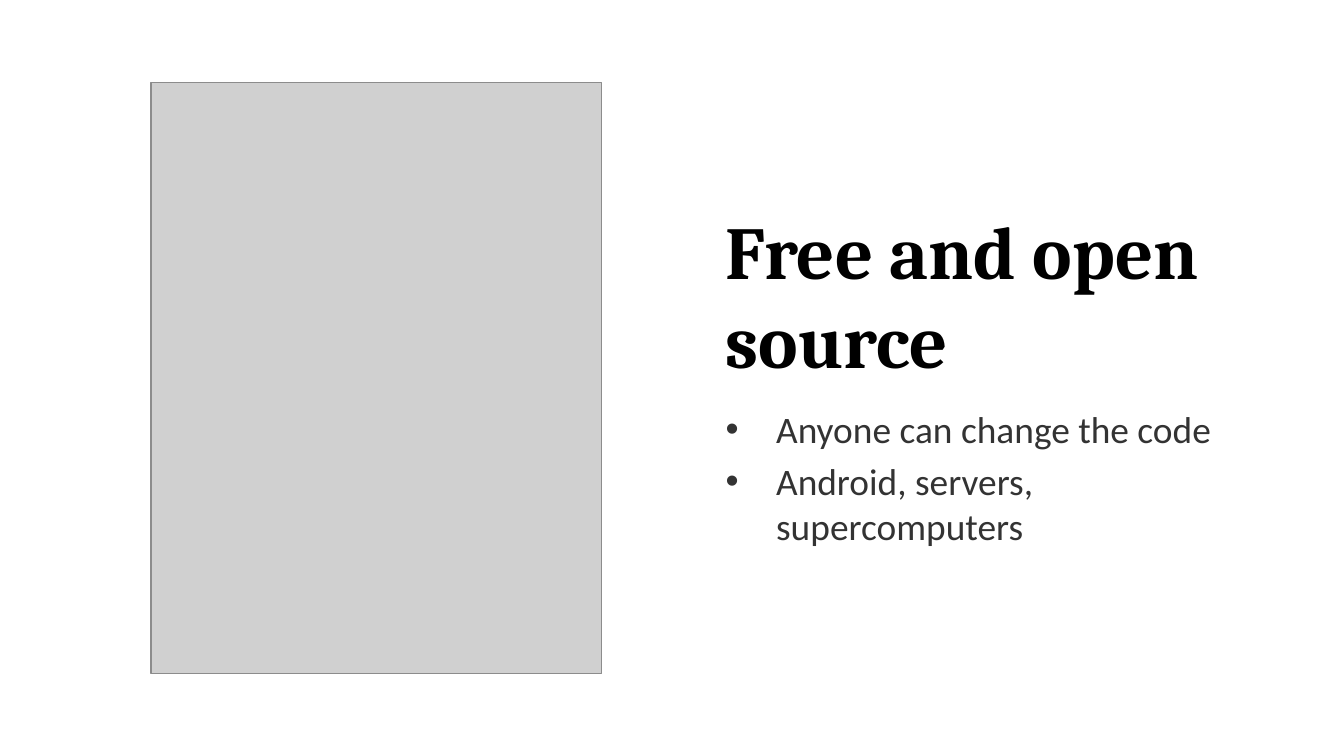
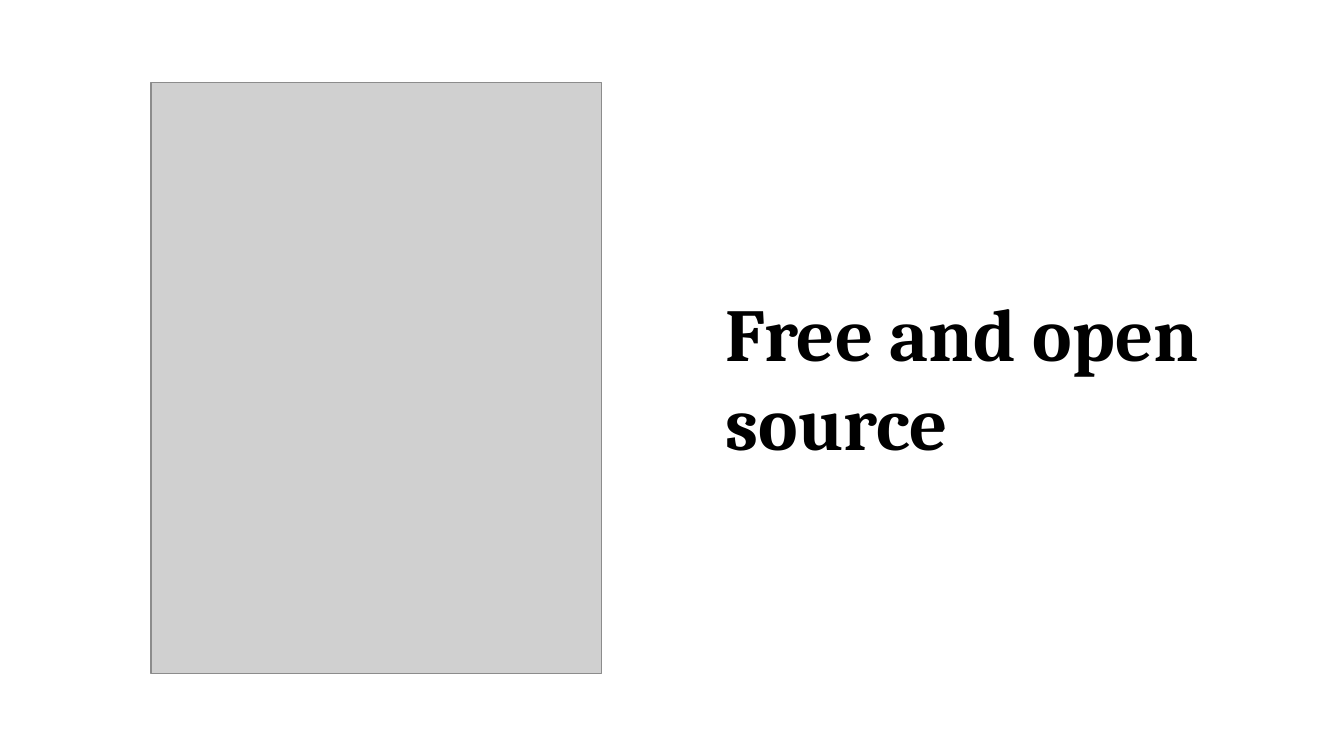
Before and after one commit to promilek2/Najs, a slide deck: slide 6 of Linus_Torvalds.pptx. Drawn at 1344x756 pixels with LibreOffice and Linux fonts; fonts in the diff are those of the drawing; grey boxes stand for pictures. Boxes give left, top, right and bottom in pixels: in the first picture for what was removed or moved away, otherwise in the second. Text is boxed around its words. In the diff, an @@ line names an element or a change of style, - is before the commit and + after.

```diff
--- a/Linus_Torvalds.pptx
+++ b/Linus_Torvalds.pptx
@@ text at (x1=776, y1=417, x2=1210, y2=546): paragraphs removed @@
-• Anyone can change the code
-• Android, servers, supercomputers
```
Also in this commit, not shown: 7 other slides changed, 1 other file.
